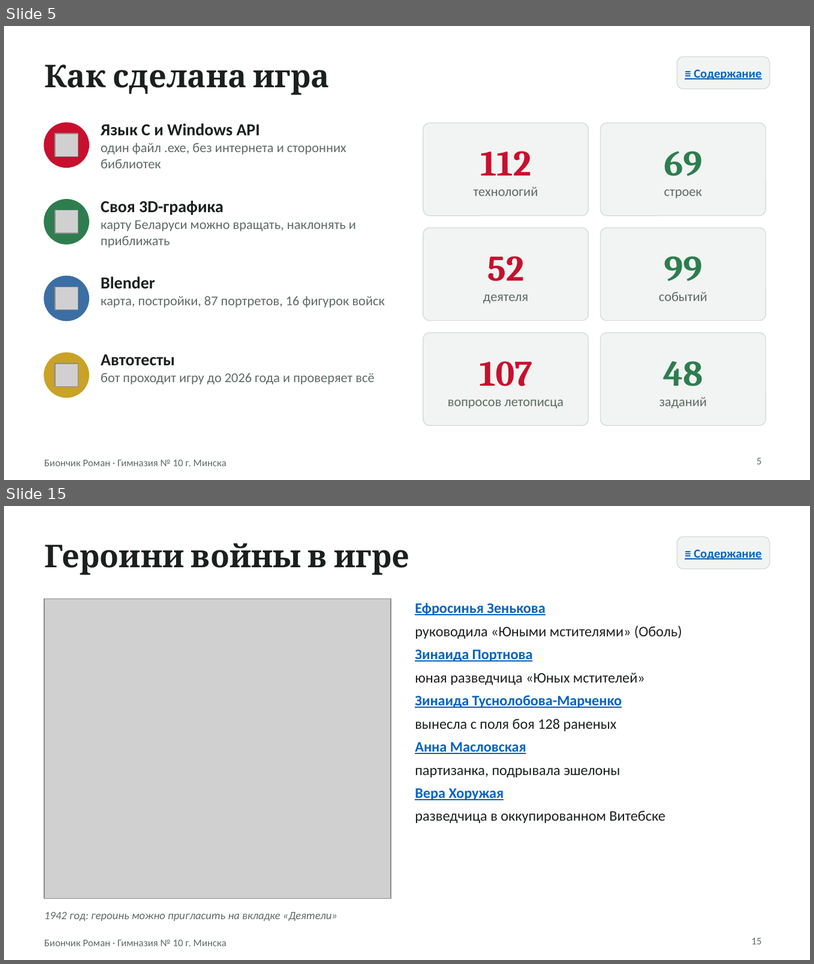
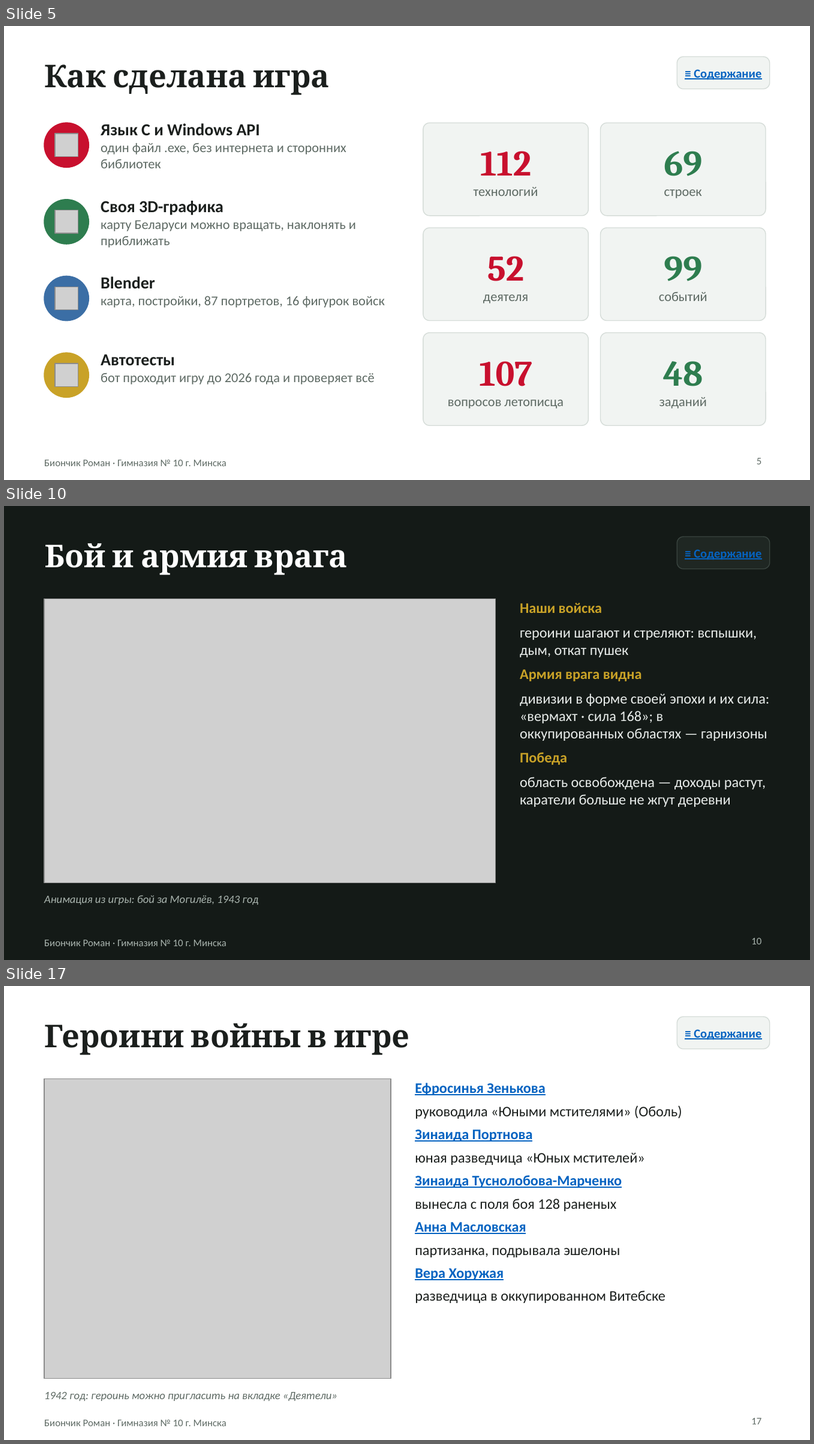
Before and after one commit to rteaminfo1-source/xy-, a slide deck: belarus-game/docs/Презентация - Судьба Республики Беларусь.pptx. Shown one above the other, each under a label of ours: slides 5 and 15 before the commit, slides 5, 10 and 17 after it; the slides between them are not shown. The pictures are 814x964 and 814x1444 pixels, drawn with LibreOffice and Linux fonts; fonts in the diff are those of the drawing; grey boxes stand for pictures. Boxes give left, top, right and bottom in pixels: in the first picture for what was removed or moved away, otherwise in the second. Text is boxed around its words. In the diff, an @@ line names an element or a change of style, - is before the commit and + after.

```diff
--- a/belarus-game/docs/Презентация - Судьба Республики Беларусь.pptx
+++ b/belarus-game/docs/Презентация - Судьба Республики Беларусь.pptx
@@ slide 10 added at <box>4,506,810,960</box>, background #141A17 @@
@@ rounded rectangle added at <box>677,537,770,569</box>, fill #1F2723, outline #3A4540 0.75 pt @@
@@ title added at <box>44,543,348,575</box>, 28 pt, text #FFFFFF, bold @@
+Бой и армия врага
@@ text added at <box>694,549,762,560</box>, 11 pt, text #0563C1, bold, underline @@
+≡ Содержание
@@ picture added at <box>44,599,496,883</box> @@
@@ text added at <box>520,603,770,807</box>, 13 pt, text #E8ECEA @@
+Наши войска
+героини шагают и стреляют: вспышки, дым, откат пушек
+Армия врага видна
+дивизии в форме своей эпохи и их сила: «вермахт · сила 168»; в оккупированных областях — гарнизоны
+Победа
+область освобождена — доходы растут, каратели больше не жгут деревни
@@ text added at <box>44,895,258,904</box>, 10 pt, text #A9B4AE, italic @@
+Анимация из игры: бой за Могилёв, 1943 год
@@ page number added at <box>752,937,762,944</box>, 9 pt, text #A9B4AE @@
+10
@@ text added at <box>44,939,227,946</box>, 9 pt, text #A9B4AE @@
+Биончик Роман · Гимназия № 10 г. Минска
@@ what was slide 15 is now slide 17 @@
@@ page number at <box>752,1417,762,1424</box>: text changed @@
-15
+17
```
Also in this commit, not shown: 4 slides changed, 1 other slide added, 1 other file.
